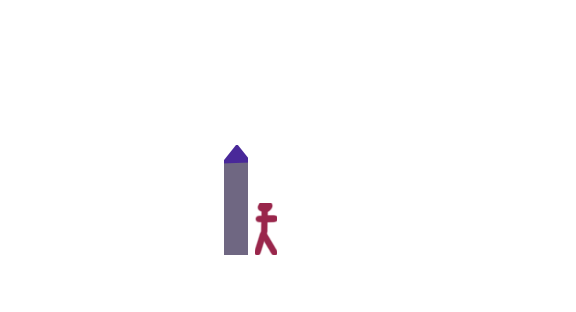
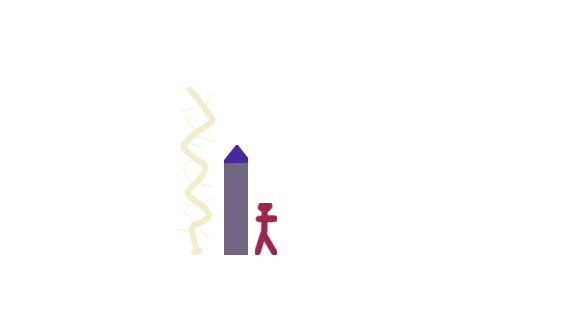
Layer changes from the first (576, 312) image to the second:
added group "lightning.png" with 1 layers above "man.png" over (176, 87, 216, 255)
added layer "Vrstva 3" in group "lightning.png" over (176, 87, 216, 255)
